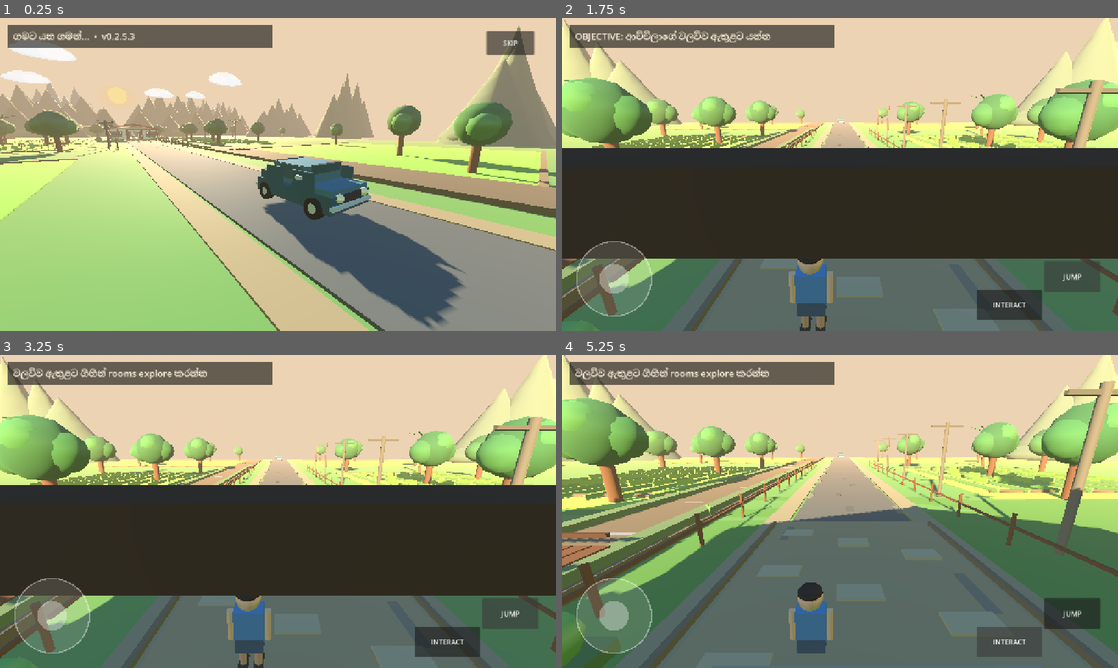
Above: before the commit, frames 1-4 (two rows, left to right).
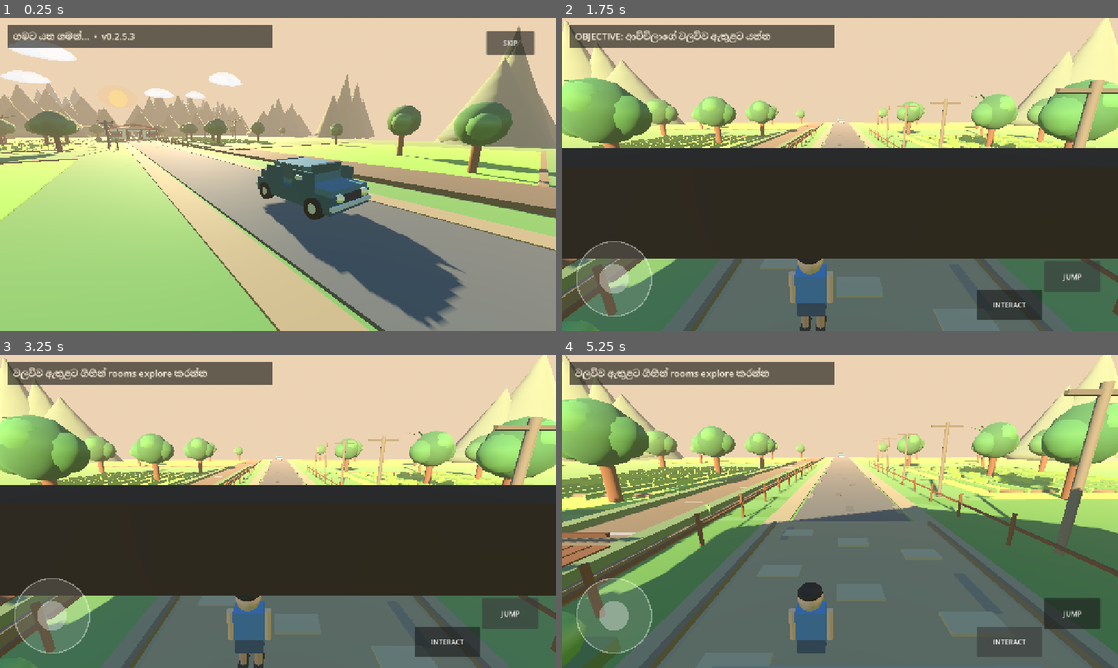
Above: after the commit, the same moments.

Repository: goldencenter432-sys/Gampiyasa
Game: Godot game, scene res://main.tscn
Same seed, same stepped clock (60 frames per second), same inputs: the game is played once before the commit and once after it.
Inputs:
- Up to frame 1 (0.25 s): no input
- Up to frame 2 (1.75 s): click "SKIP" at 0.5 s; click "JUMP" at 1.25 s
- Up to frame 3 (3.25 s): click "INTERACT" at 2 s; click "JUMP" at 2.75 s
- Up to frame 4 (5.25 s): click "INTERACT" at 3.5 s; click "JUMP" at 4.25 s; click "INTERACT" at 5 s

The runs differ from the first frame. In frame 1, 0.4% of the frame differs, in the area x 0-100%, y 4-42%; in frame 2, 0.3%; in frame 3, 0.3%; in frame 4, 0.3%.

Commit message:
v0.2.5.3: vary mountain profiles and warm sunrise

Diff:
--- a/scripts/environment_v025.gd
+++ b/scripts/environment_v025.gd
@@ -72,7 +72,9 @@
 			color,
 			6 + (i % 3)
 		)
-		peak.scale.z = depth_scale
+		peak.scale = Vector3(0.92 + float(i%2)*0.16, 1.0, depth_scale * (0.88 + float(i%3)*0.07))
+		peak.rotation_degrees.y = -12.0 + float(i)*4.7
+		peak.rotation_degrees.z = -3.0 + float((i*2)%5)*1.5
 
 	# Low rounded foot-hills merge the pointed peaks into one ridge.
 	for j: int in range(4):
@@ -119,10 +121,10 @@
 
 func _build_sunrise() -> void:
 	# Large sun placed in the intentional mountain gap.
-	var sun: MeshInstance3D = _sphere(self, Vector3(0.0,34.0,145.0), 7.0, Color("ffd06a"), true)
+	var sun: MeshInstance3D = _sphere(self, Vector3(0.0,31.5,145.0), 7.0, Color("ffc55f"), true)
 	sun.scale = Vector3(1.0,1.0,0.28)
 
-	var halo: MeshInstance3D = _sphere(self, Vector3(0.0,33.0,146.5), 13.0, Color(1.0,0.63,0.22,0.22), true)
+	var halo: MeshInstance3D = _sphere(self, Vector3(0.0,33.0,146.5), 13.0, Color(1.0,0.54,0.16,0.26), true)
 	halo.scale = Vector3(1.10,0.72,0.18)
 
 	var glow: OmniLight3D = OmniLight3D.new()
